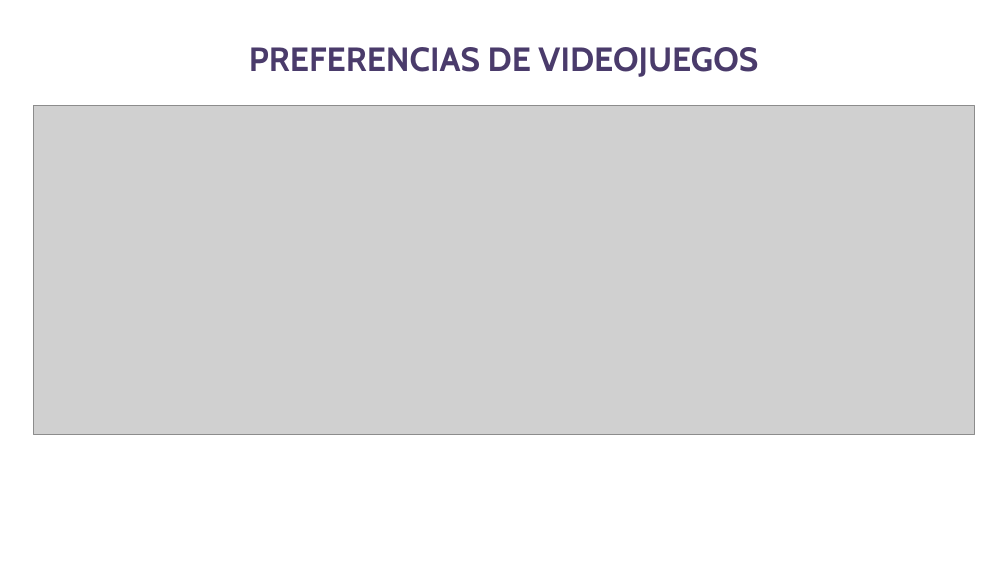
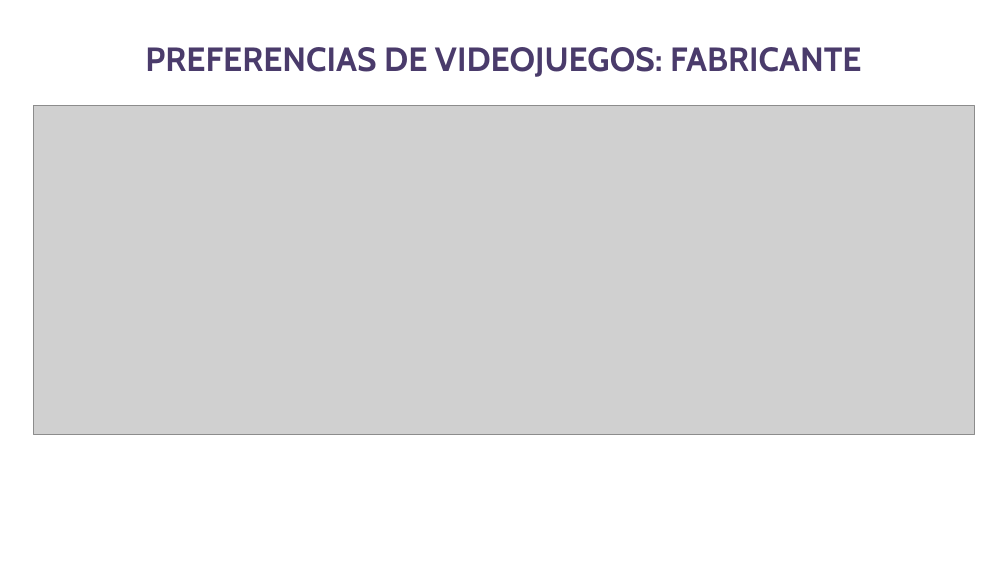
Before and after one commit to bgranda/EDA-Videojuegos, a slide deck: slide 13 of HISTORIA_DE_LOS_VIDEOJUEGOS.pptx. Drawn at 1008x567 pixels with LibreOffice and Linux fonts; fonts in the diff are those of the drawing; grey boxes stand for pictures; background and template pictures are left out. Boxes give left, top, right and bottom in pixels: in the first picture for what was removed or moved away, otherwise in the second. Text is boxed around its words. In the diff, an @@ line names an element or a change of style, - is before the commit and + after.

```diff
--- a/HISTORIA_DE_LOS_VIDEOJUEGOS.pptx
+++ b/HISTORIA_DE_LOS_VIDEOJUEGOS.pptx
@@ title at box(145, 47, 861, 77): text changed @@
-PREFERENCIAS DE VIDEOJUEGOS
+PREFERENCIAS DE VIDEOJUEGOS: FABRICANTE
```
Also in this commit, not shown: 2 other slides changed, 4 other files.
